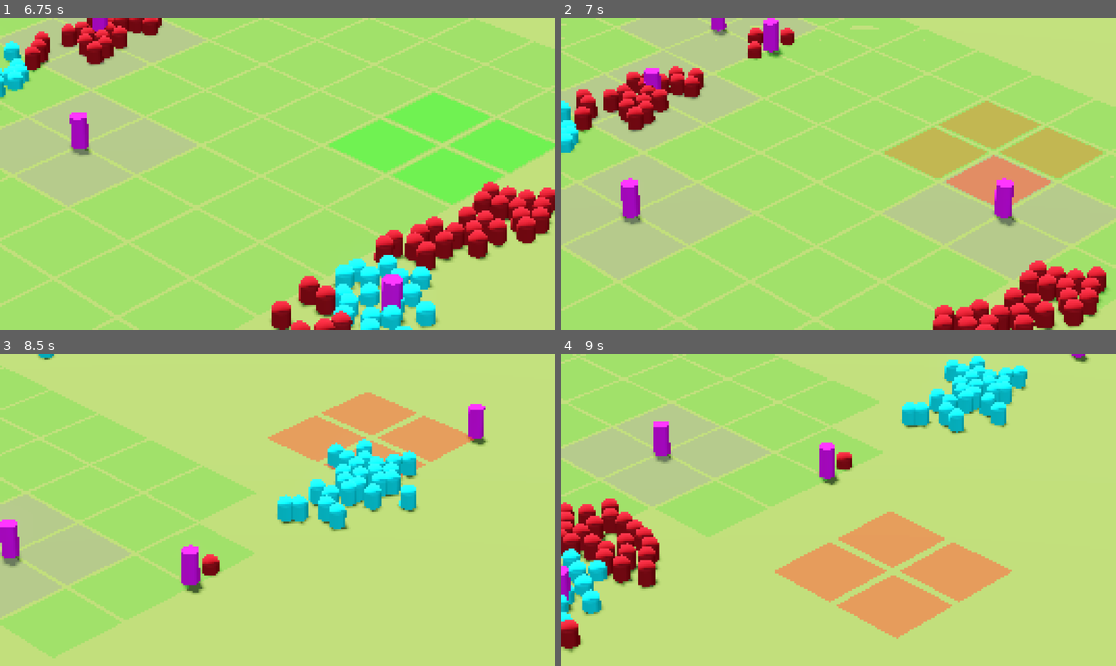
Above: before the commit, frames 1-4 (two rows, left to right).
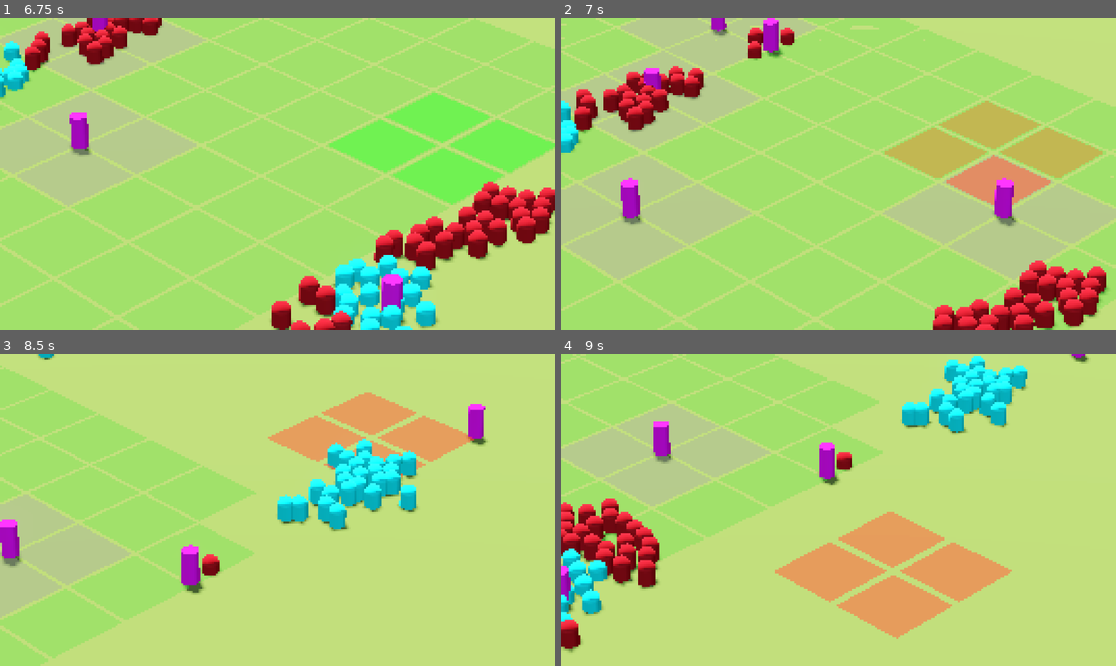
Above: after the commit, the same moments.

Repository: jalejr/Incrememental
Game: Godot game, scene res://scenes/game/game.tscn
Same seed, same stepped clock (60 frames per second), same inputs: the game is played once before the commit and once after it. The engine's default icon, where the game draws it, is replaced by a stand-in: a white triangle on a blue panel in a dark square.
Inputs (mouse positions are in pixels of both pictures, inside the frame that each line leads up to):
- Up to frame 1 (6.75 s): tap Enter (enter) at 0.5, 0.6, 1.55, 2.3, 2.85, 3.8, 4.55, 5.1, 6.05 s; move the mouse to (399, 158) at 0.52 s; hold Right (right) 0.53-1.28 s; move the mouse to (166, 189) at 1.27 s; hold S (backward) 1.28-2.03 s; tap Mouse wheel up (camera_zoom_in) at 1.35, 5.85 s; move the mouse to (333, 105) at 2.02 s; hold Right (right) 2.03-2.78 s; hold Mouse wheel down (camera_zoom_out) 2.03-2.78 s; move the mouse to (249, 236) at 2.77 s; hold W (forward) 2.78-3.53 s; move the mouse to (444, 220) at 3.52 s; hold A (left) 3.53-5.03 s; click (444, 220) at 3.6 s; move the mouse to (111, 127) at 4.27 s; tap F (test) at 4.35 s; move the mouse to (305, 174) at 5.02 s; hold S (backward) 5.03-5.78 s; move the mouse to (194, 96) at 5.77 s; hold Right (right) 5.78-6.53 s; move the mouse to (399, 158) at 6.52 s; hold W (forward) from 6.53 s (still down); hold Mouse wheel down (camera_zoom_out) from 6.53 s (still down)
- Up to frame 2 (7 s): keep holding W (forward); keep holding Mouse wheel down (camera_zoom_out); tap Enter (enter) at 6.8 s
- Up to frame 3 (8.5 s): move the mouse to (166, 525) at 7.27 s; release W (forward) at 7.28 s; release Mouse wheel down (camera_zoom_out) at 7.28 s; hold Right (right) 7.28-8.03 s; tap Enter (enter) at 7.35, 8.3 s; move the mouse to (333, 441) at 8.02 s; hold S (backward) from 8.03 s (still down); click (333, 441) at 8.1 s
- Up to frame 4 (9 s): move the mouse to (810, 572) at 8.77 s; release S (backward) at 8.78 s; hold A (left) from 8.78 s (still down); tap F (test) at 8.85 s

Frame 1 is identical in both runs. In frame 2, 0.3% of the frame differs, in the area x 76-92%, y 85-100%; in frame 3, 0.6%; in frame 4, 0.9%, in the area x 7-26%, y 50-69%.
Error in both runs: Cannot call method 'storage_buffer_create' on a null value. (res://scripts/compositor/edge_detection_compositor.gd:20)

Commit message:
Logic for the grid becoming locked again added

Diff:
--- a/scripts/grids/placement/placement_grid.gd
+++ b/scripts/grids/placement/placement_grid.gd
@@ -6,7 +6,7 @@
 @export var grid_world_size: Vector2 = Vector2(512.0, 512.0)
 
 ## private vars
-var _unlocked_cells: Dictionary = {}
+var _unlocked_cells: Dictionary = {}  # Cell -> int (reference count)
 var _occupied_cells: Dictionary = {}
 var _buildings: Array[PlacementGridData] = []
 var _building_to_placement_data: Dictionary[Building, PlacementGridData] = {}
@@ -25,7 +25,7 @@
 
 
 func is_cell_unlocked(cell: Vector2i) -> bool:
-	return _unlocked_cells.has(cell)
+	return _unlocked_cells.get(cell, 0) > 0
 
 
 func is_cell_occupied(cell: Vector2i) -> bool:
@@ -66,9 +66,7 @@
 	_buildings.append(building_data)
 	_building_to_placement_data[building_node] = building_data
 
-	@warning_ignore("integer_division")
-	var center_cell = grid_pos + Vector2i(building_size.x / 2, building_size.y / 2)
-	_unlock_cells_around(center_cell, unlock_radius)
+	_unlock_area_around_building(building_data)
 
 	EventBus.building_placed.emit(building_node, grid_pos)
 
@@ -82,7 +80,10 @@
 	for cell in occupied_cells_list:
 		_occupied_cells.erase(cell)
 
+	_lock_cells_around_building(building_data)
+
 	_buildings.erase(building_data)
+	_building_to_placement_data.erase(building)
 
 
 func get_building_at_cell(cell: Vector2i) -> PlacementGridData:
@@ -110,15 +111,40 @@
 	return get_cells_for_area(building_data.grid_position, building_data.grid_size)
 
 
+func _unlock_area_around_building(building_data: PlacementGridData) -> void:
+	var cells_to_unlock = _get_unlock_cells_around_building(building_data)
+	for cell in cells_to_unlock:
+		if not _is_within_bounds(cell):
+			continue
+		_unlocked_cells[cell] = _unlocked_cells.get(cell, 0) + 1
+
+
 func _unlock_cells_around(center: Vector2i, radius: int) -> void:
 	var cells_to_unlock = get_cells_in_radius(center, radius)
 
 	for cell in cells_to_unlock:
 		if not _is_within_bounds(cell):
-			return
+			continue
+		_unlocked_cells[cell] = _unlocked_cells.get(cell, 0) + 1
 
-		if not _unlocked_cells.has(cell):
-			_unlocked_cells[cell] = true
+
+func _lock_cells_around_building(building_data: PlacementGridData) -> void:
+	var cells_to_lock = _get_unlock_cells_around_building(building_data)
+	for cell in cells_to_lock:
+		if not _is_within_bounds(cell):
+			continue
+		if _unlocked_cells.has(cell):
+			_unlocked_cells[cell] -= 1
+			if _unlocked_cells[cell] <= 0:
+				_unlocked_cells.erase(cell)
+
+
+func _get_unlock_cells_around_building(building_data: PlacementGridData) -> Array[Vector2i]:
+	var unlock_min = building_data.grid_position - Vector2i(building_data.unlock_radius, building_data.unlock_radius)
+	var unlock_max = building_data.grid_position + building_data.grid_size + Vector2i(building_data.unlock_radius, building_data.unlock_radius)
+	var unlock_size = unlock_max - unlock_min
+
+	return get_cells_for_area(unlock_min, unlock_size)
 
 
 func _is_within_bounds(cell: Vector2i) -> bool:
